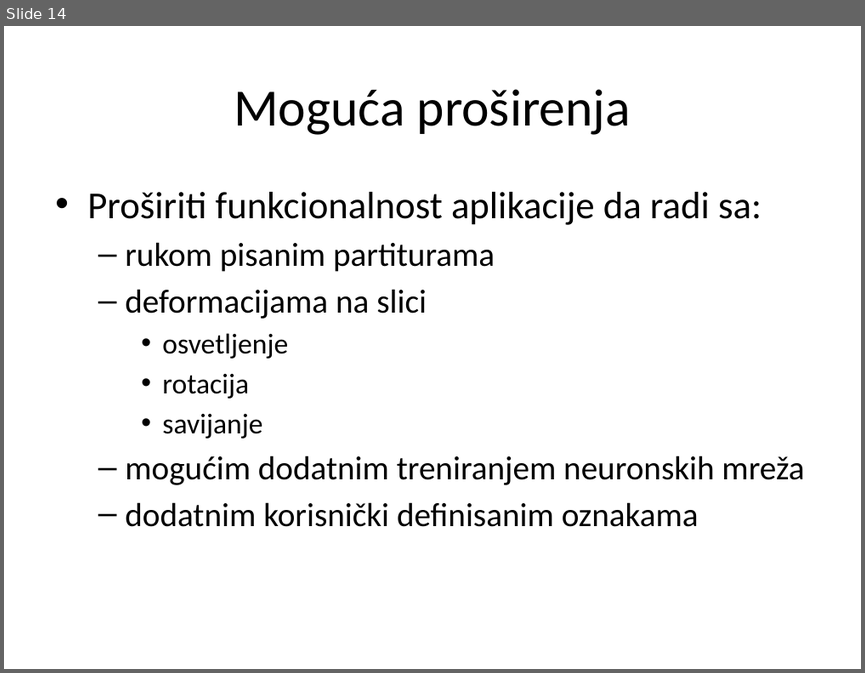
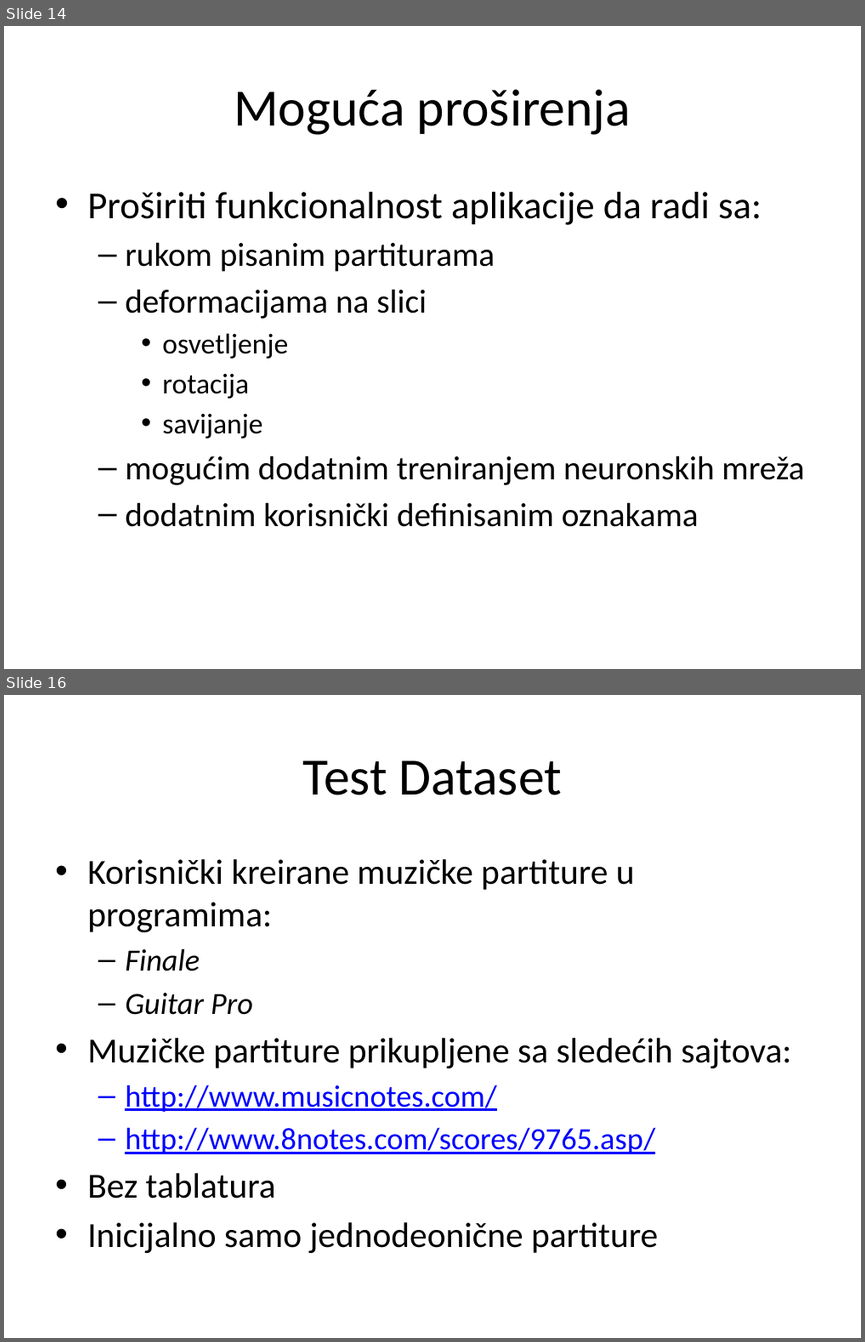
Before and after one commit to MilanRadeta/MusicReader, a slide deck: SoftProjekat.pptx. Shown one above the other, each under a label of ours: slide 14 before the commit, slides 14 and 16 after it; the slides between them are not shown. The pictures are 865x673 and 865x1342 pixels, drawn with LibreOffice and Linux fonts; fonts in the diff are those of the drawing. Boxes give left, top, right and bottom in pixels: in the first picture for what was removed or moved away, otherwise in the second. Text is boxed around its words. In the diff, an @@ line names an element or a change of style, - is before the commit and + after.

Commit message:
Dopunjeno test datasetom

```diff
--- a/SoftProjekat.pptx
+++ b/SoftProjekat.pptx
@@ slide 16 added at [4, 695, 861, 1338], background #FFFFFF @@
@@ title added at [303, 760, 562, 795], 44 pt, text #000000 @@
+Test Dataset
@@ text added at [87, 859, 791, 1253], 29.6 pt, text #000000 @@
+• Korisnički kreirane muzičke partiture u programima:
+  – Finale
+  – Guitar Pro
+• Muzičke partiture prikupljene sa sledećih sajtova:
+  – http://www.musicnotes.com/
+  – http://www.8notes.com/scores/9765.asp/
+• Bez tablatura
+• Inicijalno samo jednodeonične partiture
```
Also in this commit, not shown: 1 slide changed.
